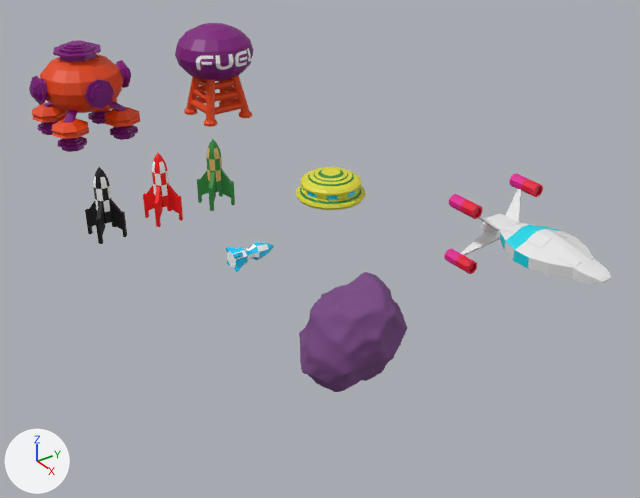
Before and after pictures for a commit that changed the Blender file art/3d/collection.blend.
Before and after are seen from a camera (50 mm lens) standing at (14.47, -11.16, 12.18) and looking at (-4.88, 2.7, -0.84). The lights are fixed; the arrows at lower left show +X, +Y and +Z.

The first picture shows 'Bomb.001', 'Cylinder', 'Cylinder.003', 'Cylinder.016', 'Hull', 'Rocket.Black', 'Rocket.Green', 'Rocket.Red', 'Sphere', 'Sphere.001', 'UFO.Hull', 'rock'.
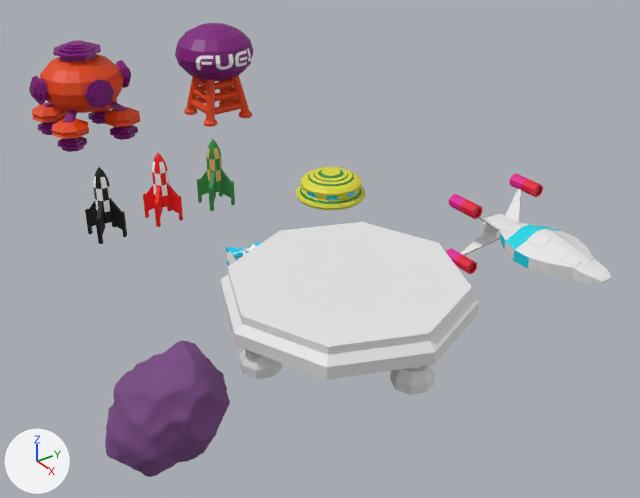
Commit message: modif collection.blend

Boxes [x1, y1, x2, y2] around the edits, measured in the pictures (640 x 498 px):
'Cylinder.021', added: after [220, 222, 479, 380]
'rock', moved: before [299, 272, 407, 392]; after [105, 340, 230, 477]
'Cylinder.020', added: after [240, 349, 435, 395]

The edits, one by one:
Mesh me_cylinder_031 is new.
It has 32 vertices, 26 faces and spans x -3.4..3.4, y -3.4..3.4, z -0.25..0.45.
Mesh me_cylinder_030 is new.
It has 160 vertices, 140 faces and spans x -2.25..2.25, y -2.25..2.25, z -0.12..1.14.
Object 'rock' (ob_rock) moves from (0.0, 0.0, 0.0) to (0.0, -5.02, 0.0).
Object 'Cylinder.021' (ob_cylinder_021) is new; it shows me_cylinder_031.
Its location is (0.0, 0.0, 0.98).
Its rotation in degrees is (0, 0, 45).
Its scale is (0.922, 0.922, 1.0).
Object 'Cylinder.020' (ob_cylinder_020) is new; it shows me_cylinder_030.
Its location is (0.0, 0.0, 0.0).
Its rotation in degrees is (0, 0, 45).
